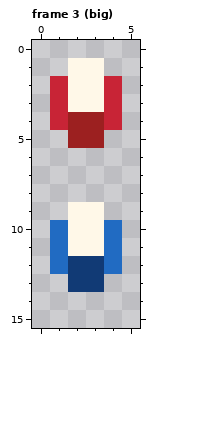
Two versions of one pixel-art file, assets/sources/player/pulse_shot_side_master.ase. Above: the version before the commit.
6x16 pixels, 5 frames. Shown: frame 3 (big).
The same view after the edit:
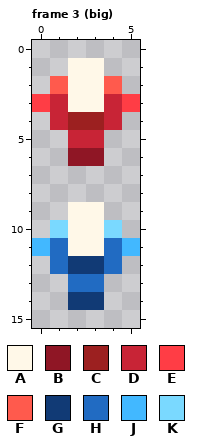
Palette (. is transparent): A #fff8e8  B #8f1625  C #9c2020  D #c82436  E #ff3d45  F #ff5a4d  G #113a75  H #216bc2  J #42b8ff  K #7ad9ff
Changes in this commit:
layer "Rank 3 accents" added
Frame 3 (big), layer "Rank 3 accents":
Colour B is added in row 6 at x 2 to 3.
Colour D replaces colour C in row 5 at x 2 to 3.
Colour E is added in row 3 at x 0 and 5.
Colour F replaces colour D in row 2 at x 1 and 4.
Colour G is added in row 14 at x 2 to 3.
Colour H replaces colour G in row 13 at x 2 to 3.
Colour J is added in row 11 at x 0 and 5.
Colour K replaces colour H in row 10 at x 1 and 4.
Boxes around the changes in both pictures, in picture pixels (x1, y1, x2, y2):
changed: (32, 76, 140, 310)
